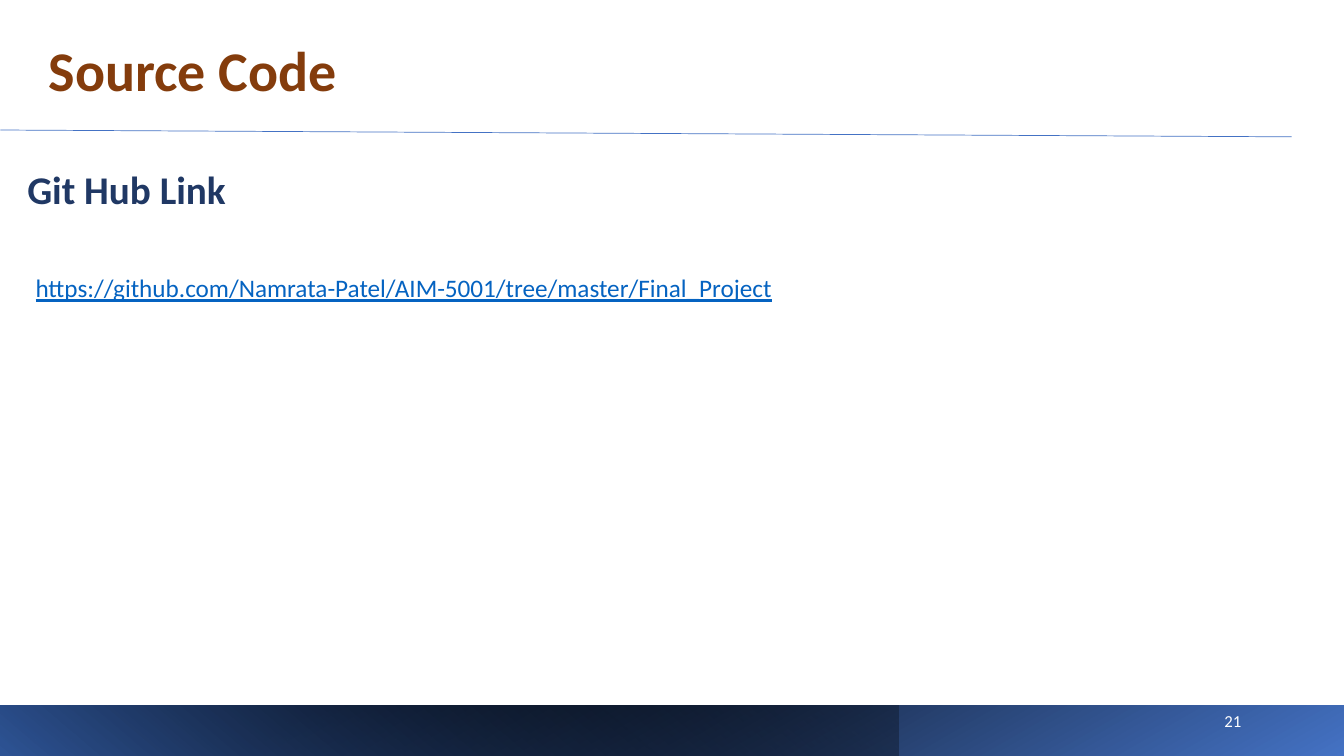
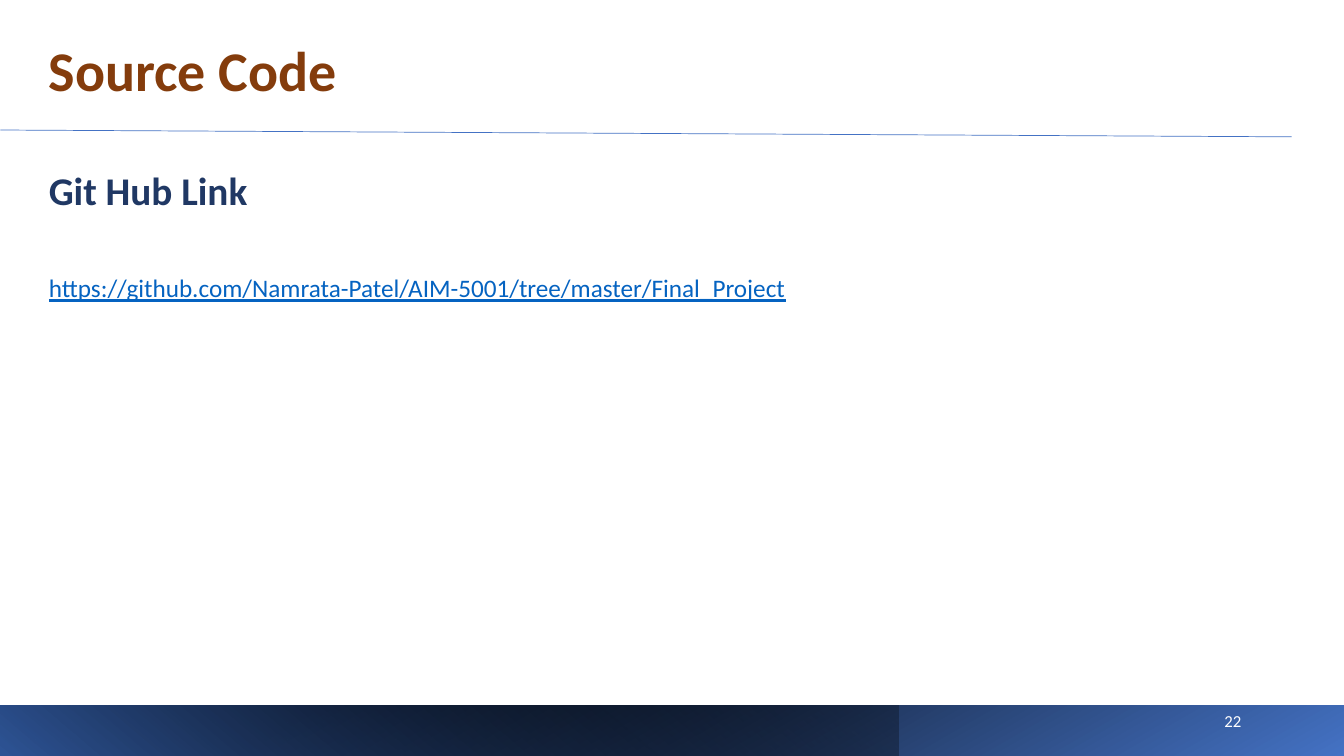
Before and after one commit to Namrata-Patel/AIM-5001, a slide deck: slide 22 of Final_Project/DAM - Final Project Presentation.pptx (slide 21 before the commit). Drawn at 1344x756 pixels with LibreOffice and Linux fonts; fonts in the diff are those of the drawing. Boxes give left, top, right and bottom in pixels: in the first picture for what was removed or moved away, otherwise in the second. Text is boxed around its words. In the diff, an @@ line names an element or a change of style, - is before the commit and + after.

```diff
--- a/Final_Project/DAM - Final Project Presentation.pptx
+++ b/Final_Project/DAM - Final Project Presentation.pptx
@@ text "Git Hub Link": place and size @@
-text "Git Hub Link" at [27,176,226,205]
+text "Git Hub Link" at [49,177,247,206]
@@ text "https://github.com/Namrata-Patel/AIM-5001/tree/master/Final_ ...": place and size @@
-text "https://github.com/Namrata-Patel/AIM-5001/tree/master/Final_ ..." at [36,279,772,302]
+text "https://github.com/Namrata-Patel/AIM-5001/tree/master/Final_ ..." at [49,279,785,302]
@@ text at [1224,716,1241,727]: text changed @@
-21
+22
```
Also in this commit, not shown: 11 other slides changed, 2 slides added.
